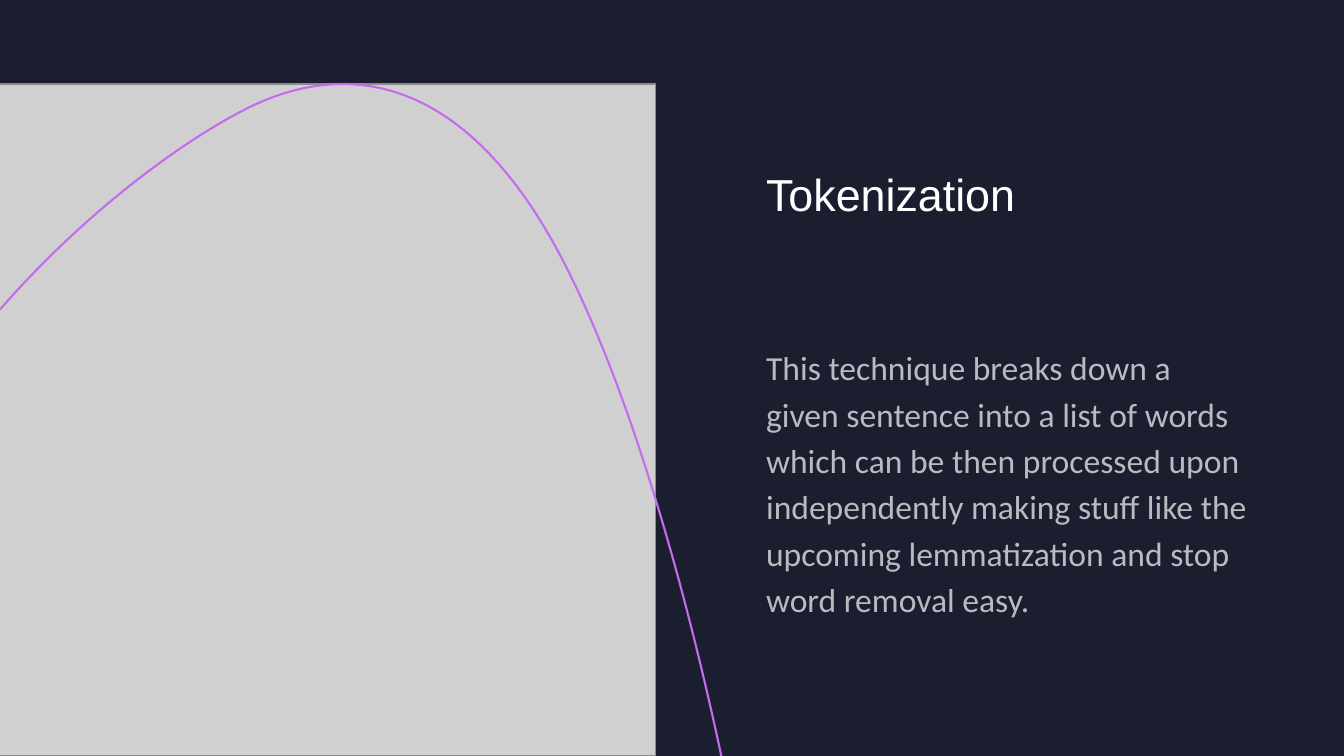
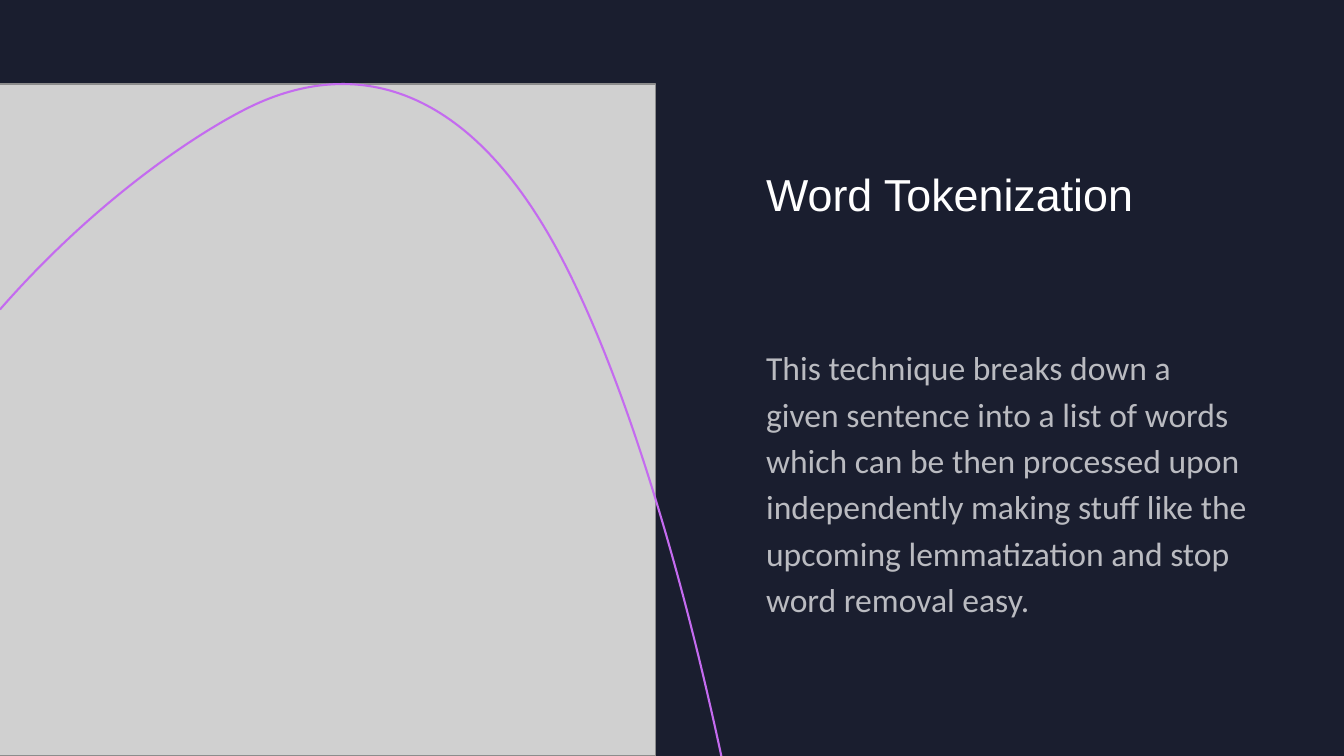
Before and after one commit to KaranjitSaha/AI511ML-Project, a slide deck: slide 4 of First_Pres.pptx. Drawn at 1344x756 pixels with LibreOffice and Linux fonts; fonts in the diff are those of the drawing; grey boxes stand for pictures. Boxes give left, top, right and bottom in pixels: in the first picture for what was removed or moved away, otherwise in the second. Text is boxed around its words. In the diff, an @@ line names an element or a change of style, - is before the commit and + after.

```diff
--- a/First_Pres.pptx
+++ b/First_Pres.pptx
@@ title at (766, 178, 1133, 212): text changed @@
-Tokenization
+Word Tokenization
```
Also in this commit, not shown: 2 other slides changed, 3 slides added, 4 other files.
